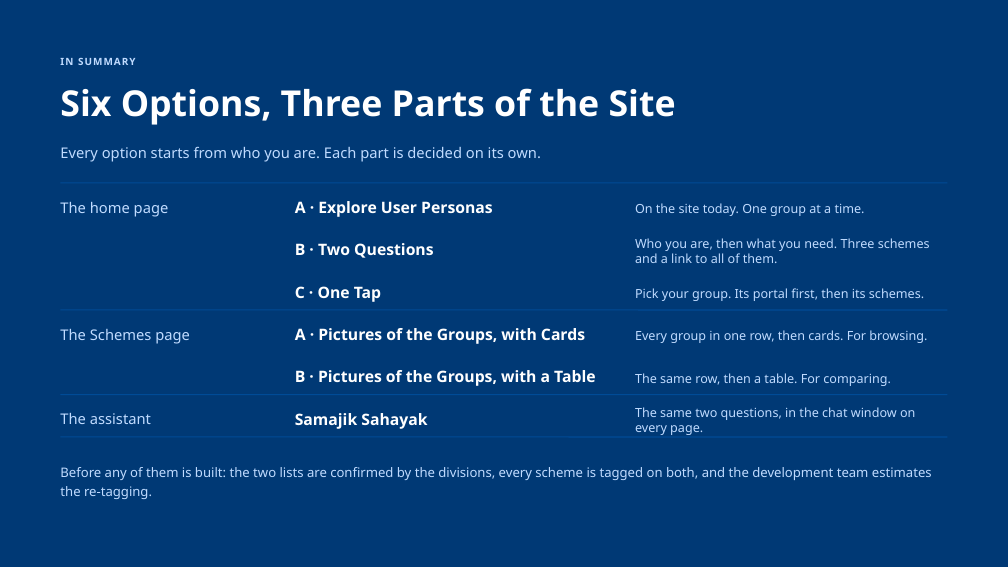
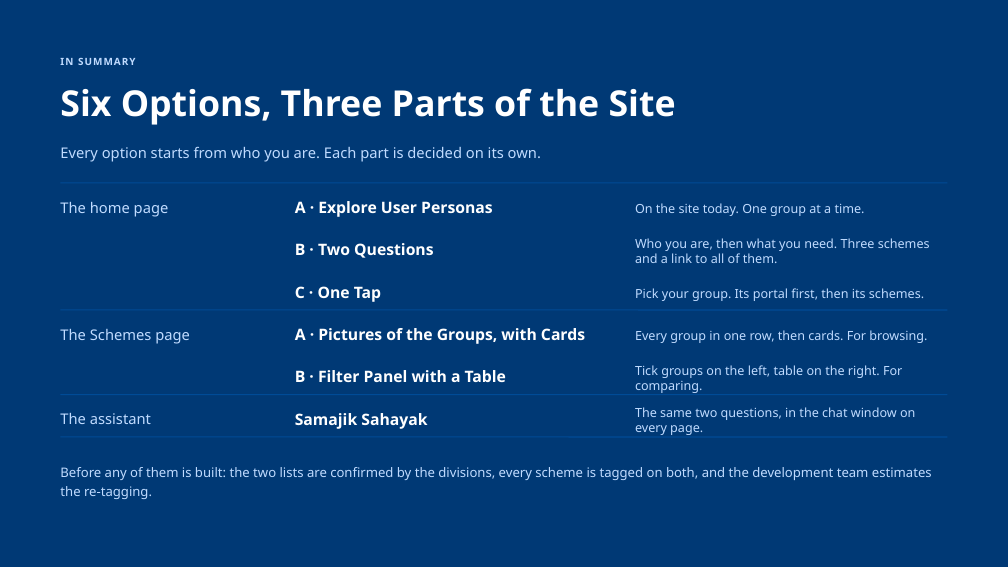
Before and after one commit to AkashShivanand/mosje, a slide deck: slide 11 of docs/plans/MoSJE-Service-Discovery-Options.pptx. Drawn at 1008x567 pixels with LibreOffice and Linux fonts; fonts in the diff are those of the drawing. Boxes give left, top, right and bottom in pixels: in the first picture for what was removed or moved away, otherwise in the second. Text is boxed around its words. In the diff, an @@ line names an element or a change of style, - is before the commit and + after.

Commit message:
feat(service-discovery): Schemes Option B is the filter panel again; the last three persona figures land
- Option B returns to the reference's second frame: the Target Group panel
  on the left, more than one group tickable, the table on the right, with
  the same Offerings/Schemes & Services header as Option A. Only Option A
  carries the picture rail.
- Persons Engaged in Begging, Persons Affected by Substance Use and Victims
  of Atrocities now have their figures from the design file; Victims of
  Atrocities is no longer an icon.
- Recording, stills, deck copy, PPTX and PDF regenerated.

```diff
--- a/docs/plans/MoSJE-Service-Discovery-Options.pptx
+++ b/docs/plans/MoSJE-Service-Discovery-Options.pptx
@@ text at [295, 370, 506, 382]: text changed @@
-B · Pictures of the Groups, with a Table
+B · Filter Panel with a Table
@@ text at [635, 365, 902, 393]: text changed @@
-The same row, then a table. For comparing.
+Tick groups on the left, table on the right. For comparing.
```
Also in this commit, not shown: 2 other slides changed, 20 other files.
